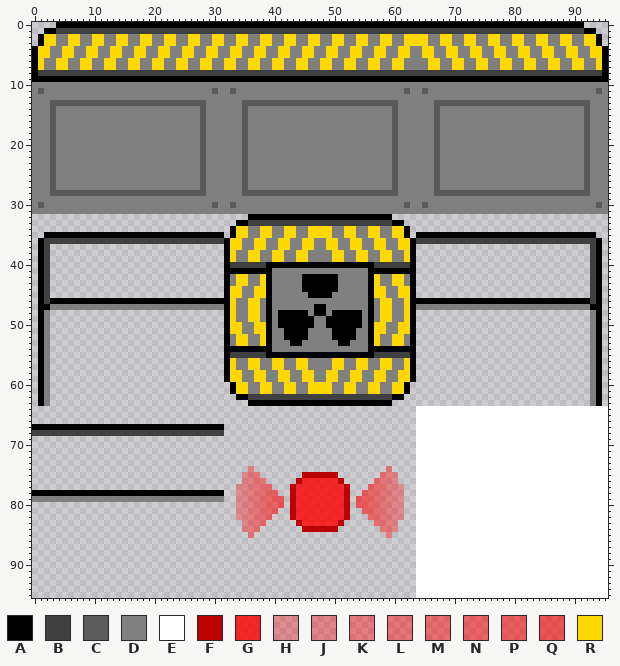
Two versions of one sprite sheet, res/images/ip/ts.png. The picture above is the old version.
The file is 96x96 pixels. Pixels under 10% opacity are left out. Colours within 5 levels of each other are drawn and written as one.
Palette (. is transparent): A #000000  B #404040  C #5a5a5a  D #808080  E #ffffff  F #ba0000  G #ff0000cd  H #ff000050  J #ff00005a  K #ff000064  L #ff00006e  M #ff000078  N #ff000082  P #ff00008c  Q #ff000096  R #ffd800
New version:
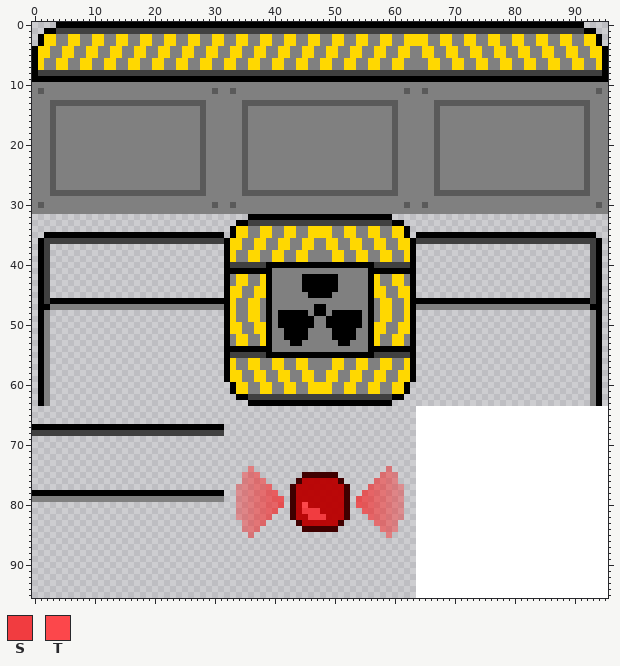
Colours new in this view: S #f13b3ffd  T #fc474b
What changed:
colour F: #ba0000 -> #400000
colour G: #ff0000cd -> #b90000f5
Changed rows in their new state; - is a pixel that keeps its letter.
first column x 45:
80 T---
81 SSS-
82 -SSS
Changed places in both pictures, as pixel boxes (x1, y1, x2, y2):
changed: (290, 472, 350, 532)
